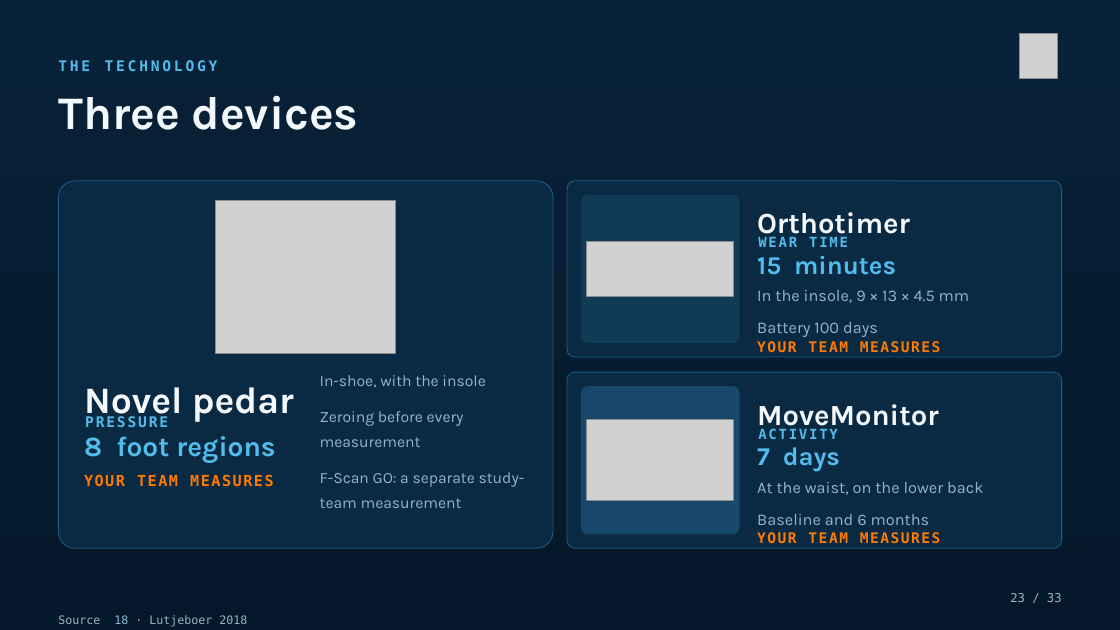
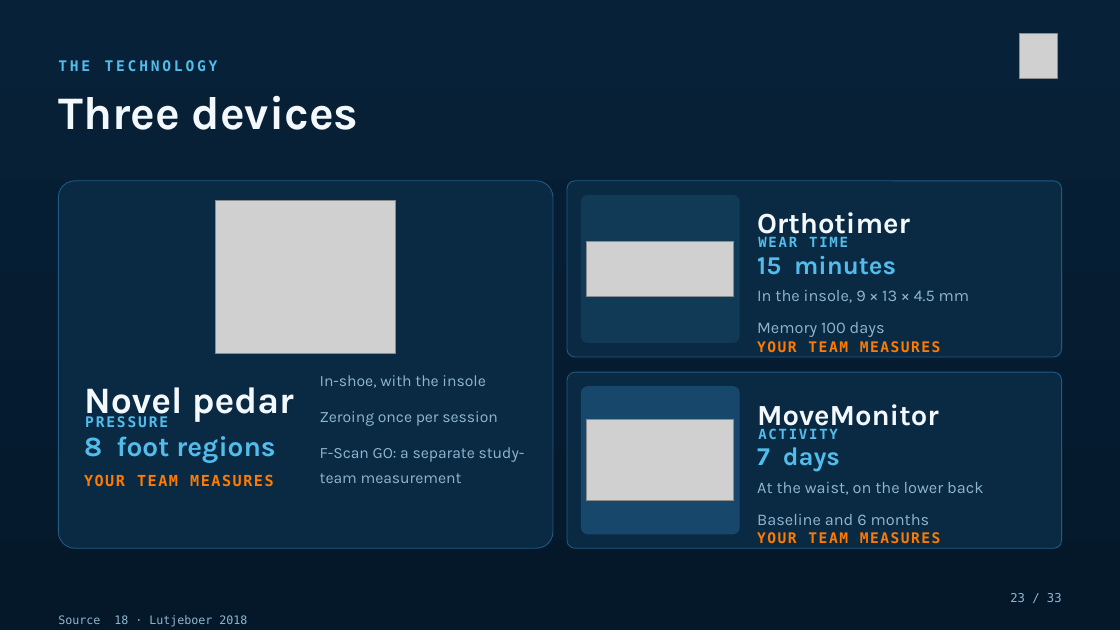
Before and after one commit to Dellfs/paradise-project, a slide deck: slide 23 of PARADISE_presentatie/PARADISE_congres.pptx. Drawn at 1120x630 pixels with LibreOffice and Linux fonts; fonts in the diff are those of the drawing; grey boxes stand for pictures. Boxes give left, top, right and bottom in pixels: in the first picture for what was removed or moved away, otherwise in the second. Text is boxed around its words. In the diff, an @@ line names an element or a change of style, - is before the commit and + after.

```diff
--- a/PARADISE_presentatie/PARADISE_congres.pptx
+++ b/PARADISE_presentatie/PARADISE_congres.pptx
@@ text at box(757, 322, 885, 337): text changed @@
-Battery 100 days
+Memory 100 days
@@ text at box(320, 411, 498, 426): text changed @@
-Zeroing before every measurement
+Zeroing once per session
```
Also in this commit, not shown: 1 other slide changed, 45 other files.
